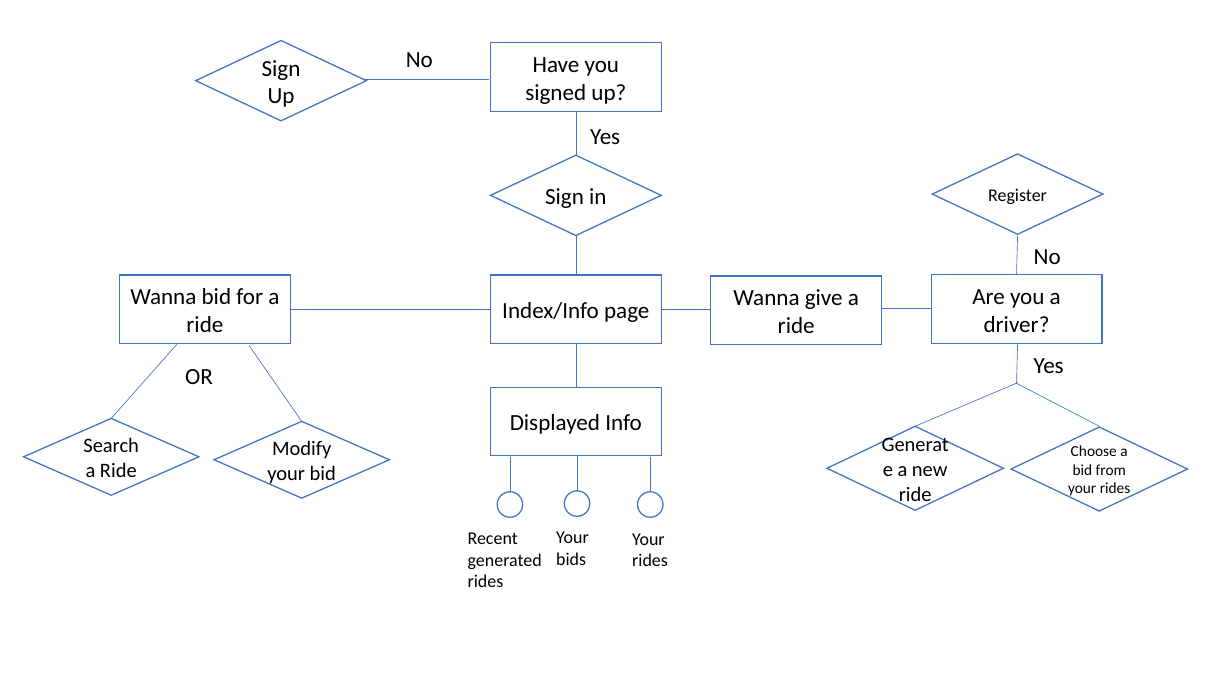
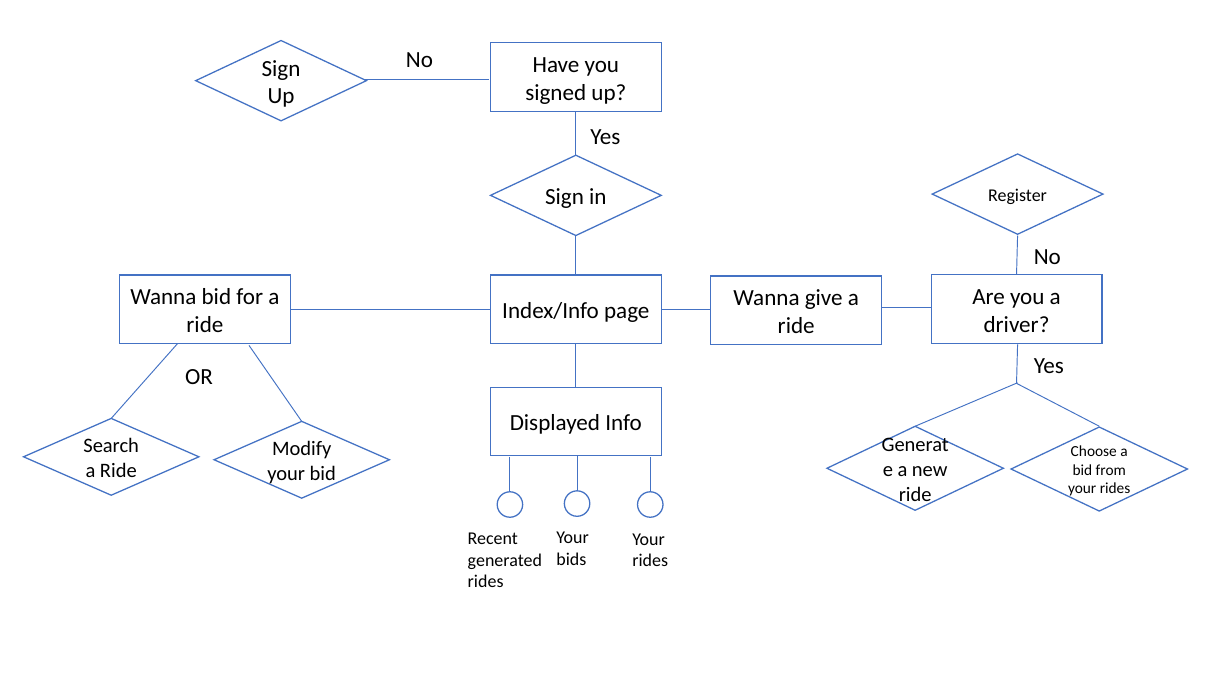
Before and after one commit to Sumei1009/TT25, a slide deck: slide 5 of Structure.pptx. Drawn at 1232x693 pixels with LibreOffice and Linux fonts; fonts in the diff are those of the drawing. Boxes give left, top, right and bottom in pixels: in the first picture for what was removed or moved away, otherwise in the second. Text is boxed around its words. In the diff, an @@ line names an element or a change of style, - is before the commit and + after.

```diff
--- a/Structure.pptx
+++ b/Structure.pptx
@@ line (1017, 274) - (1018, 236): stroke #4472C4 0.5 pt to #4472C4 0.75 pt @@
@@ line (177, 344) - (111, 419): stroke #4472C4 0.5 pt to #4472C4 0.75 pt @@
@@ line (250, 346) - (302, 421): stroke #4472C4 0.5 pt to #4472C4 0.75 pt @@
@@ line (1017, 384) - (1018, 345): stroke #4472C4 0.5 pt to #4472C4 0.75 pt @@
@@ line (1018, 383) - (915, 426): stroke #4472C4 0.5 pt to #4472C4 0.75 pt @@
@@ line (1017, 384) - (1100, 426): stroke #4472C4 0.5 pt to #4472C4 0.75 pt @@
```
Also in this commit, not shown: 2 other slides changed.
